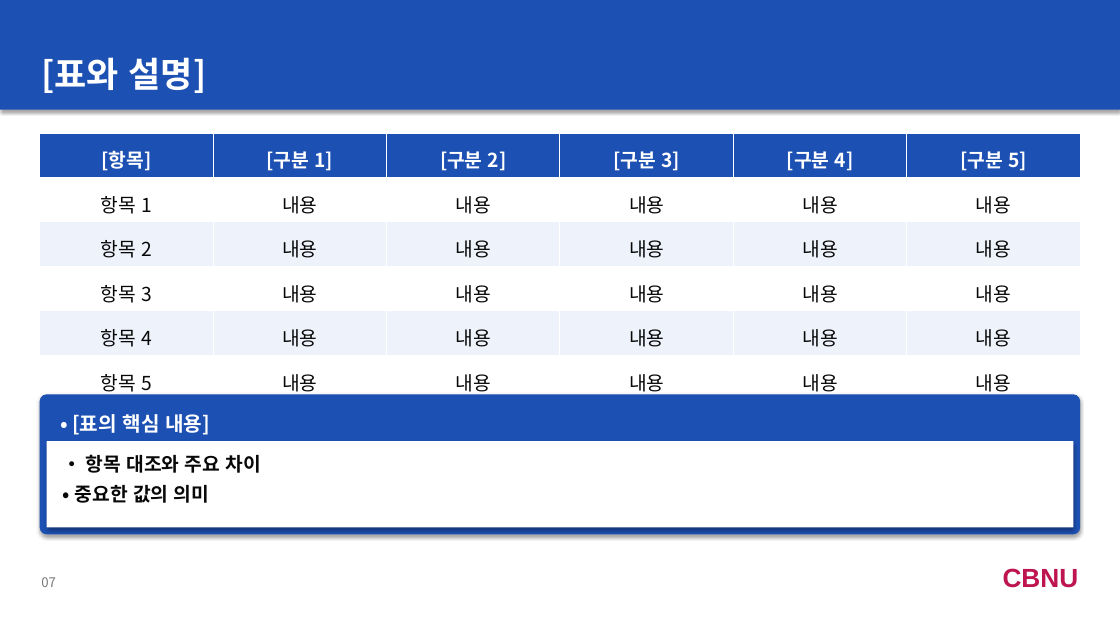
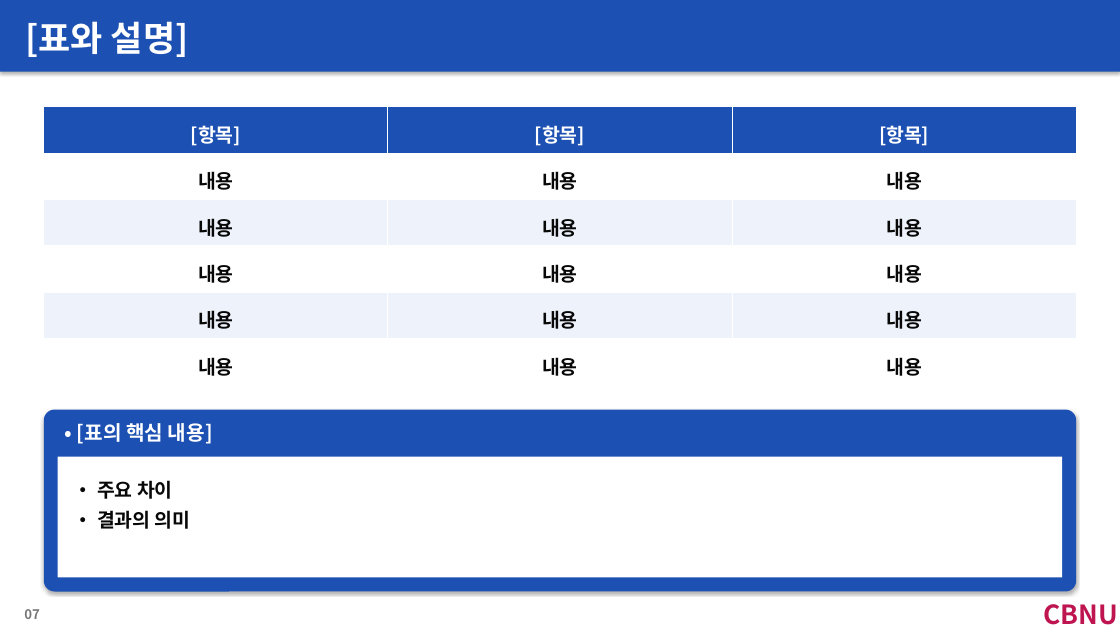
Before and after one commit to Minjea31/ppt_workspace, a slide deck: slide 7 of templet/base.pptx. Drawn at 1120x630 pixels with LibreOffice and Linux fonts; fonts in the diff are those of the drawing. Boxes give left, top, right and bottom in pixels: in the first picture for what was removed or moved away, otherwise in the second. Text is boxed around its words. In the diff, an @@ line names an element or a change of style, - is before the commit and + after.

```diff
--- a/templet/base.pptx
+++ b/templet/base.pptx
@@ rectangle: place and size @@
-rectangle at bbox=[0, 0, 1120, 110]
+rectangle at bbox=[0, 0, 1120, 71]
@@ rectangle at bbox=[0, 0, 1120, 71]: shadow changed @@
@@ text "[표와 설명]": place and size @@
-text "[표와 설명]" at bbox=[41, 57, 207, 93]
+text "[표와 설명]" at bbox=[25, 21, 189, 57]
@@ table at bbox=[44, 107, 1077, 385] @@
-column 1: [항목] | 항목 1 | 항목 2 | 항목 3 | 항목 4 | 항목 5
-column 2: [구분 1] | 내용 | 내용 | 내용 | 내용 | 내용
-column 3: [구분 2] | 내용 | 내용 | 내용 | 내용 | 내용
-column 4: [구분 3] | 내용 | 내용 | 내용 | 내용 | 내용
-column 5: [구분 4] | 내용 | 내용 | 내용 | 내용 | 내용
-column 6: [구분 5] | 내용 | 내용 | 내용 | 내용 | 내용
+column 1: [항목] | 내용 | 내용 | 내용 | 내용 | 내용
+column 2: [항목] | 내용 | 내용 | 내용 | 내용 | 내용
+column 3: [항목] | 내용 | 내용 | 내용 | 내용 | 내용
@@ table: place and size @@
-table at bbox=[39, 133, 1078, 400]
+table at bbox=[44, 107, 1077, 385]
@@ rounded rectangle: place and size @@
-rounded rectangle at bbox=[39, 394, 1081, 534]
+rounded rectangle at bbox=[44, 410, 1076, 592]
@@ rounded rectangle at bbox=[44, 410, 1076, 592]: shadow changed; proportions changed @@
@@ text "• [표의 핵심 내용]": place and size @@
-text "• [표의 핵심 내용]" at bbox=[72, 414, 210, 435]
+text "• [표의 핵심 내용]" at bbox=[77, 423, 213, 444]
@@ text "• [표의 핵심 내용]" at bbox=[77, 423, 213, 444]: size 17.2 to 17.3 pt @@
@@ rectangle: place and size @@
-rectangle at bbox=[47, 441, 1074, 528]
+rectangle at bbox=[58, 457, 1063, 578]
@@ rectangle at bbox=[58, 457, 1063, 578]: shadow off @@
@@ text at bbox=[97, 480, 191, 529]: text changed; size 16.5 to 16.6 pt @@
-• 항목 대조와 주요 차이
-• 중요한 값의 의미
+• 주요 차이
+• 결과의 의미
@@ text "CBNU": place and size @@
-text "CBNU" at bbox=[1003, 568, 1079, 588]
+text "CBNU" at bbox=[1044, 604, 1119, 625]
@@ text "CBNU" at bbox=[1044, 604, 1119, 625]: size 22.5 to 22.6 pt, font Arial to Noto Sans CJK KR; more space between paragraphs @@
@@ text "07": place and size @@
-text "07" at bbox=[41, 577, 56, 587]
+text "07" at bbox=[24, 609, 40, 619]
@@ text "07" at bbox=[24, 609, 40, 619]: size 11.2 to 11.3 pt, bold on @@
```
Also in this commit, not shown: 6 other slides changed, 3 slides added, 1 slide removed, 39 other files.
